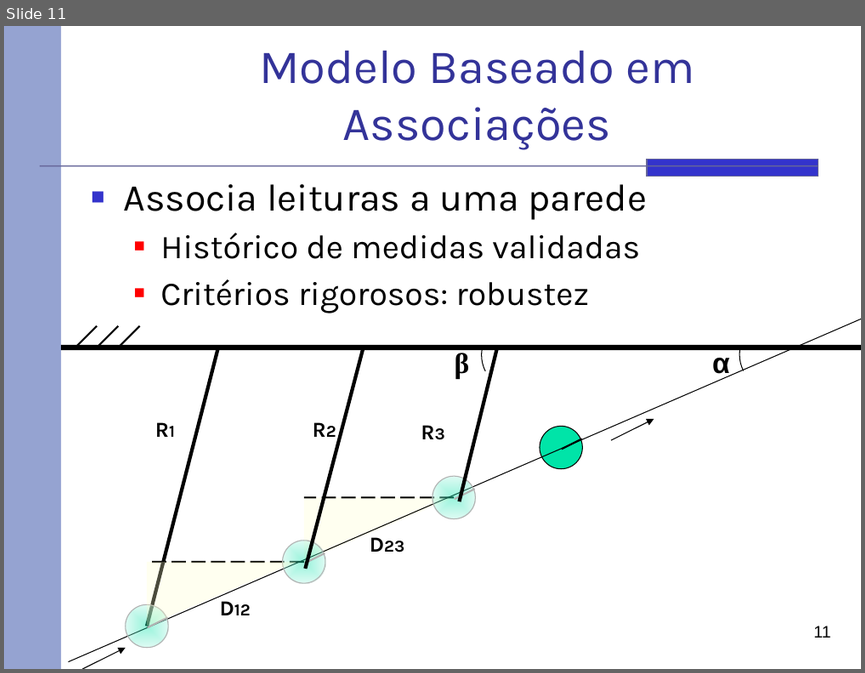
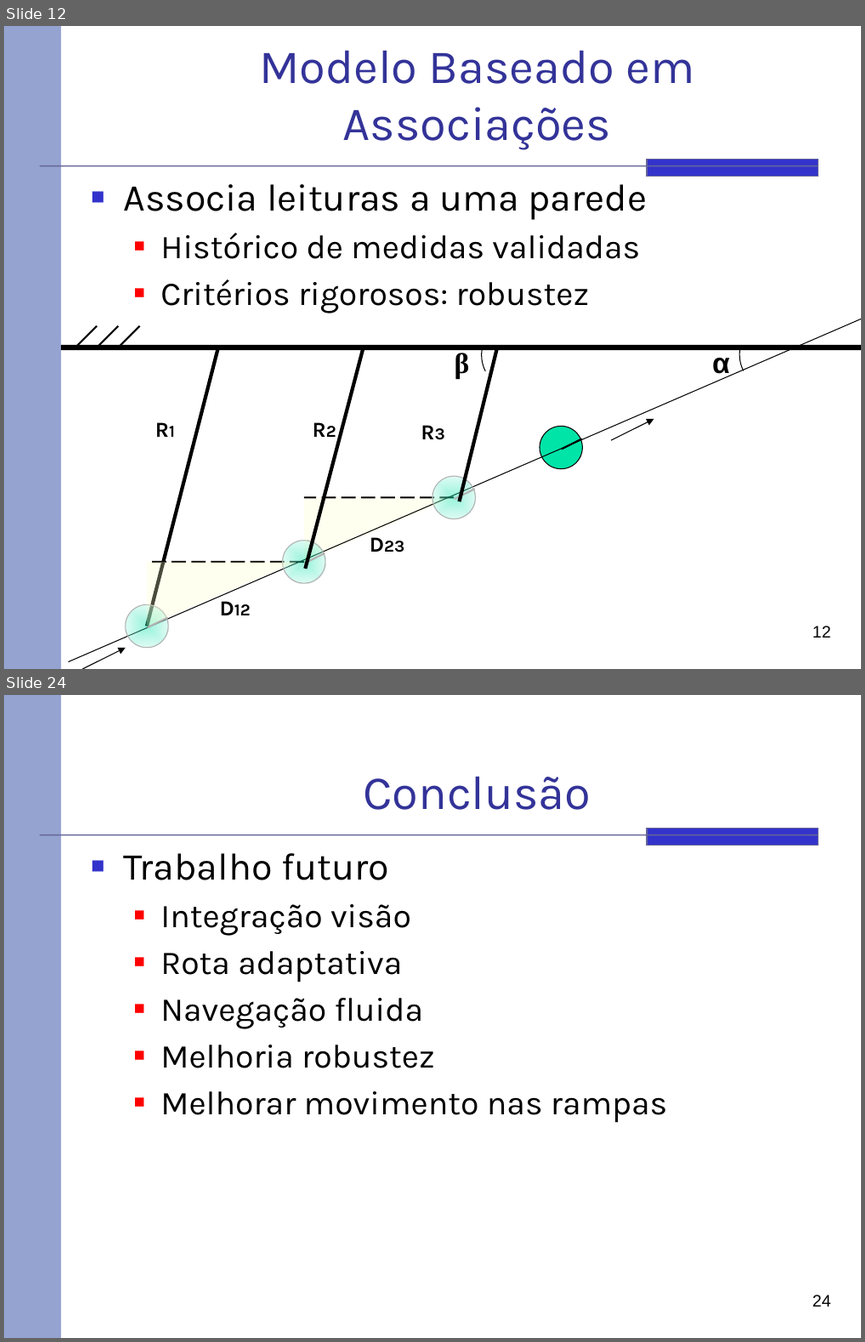
Before and after one commit to rafaelhdr/tccsauron, a slide deck: docs/Apresentação.pptx. Shown one above the other, each under a label of ours: slide 11 before the commit, slides 12 and 24 after it; the slides between them are not shown. The pictures are 865x673 and 865x1342 pixels, drawn with LibreOffice and Linux fonts; fonts in the diff are those of the drawing. Boxes give left, top, right and bottom in pixels: in the first picture for what was removed or moved away, otherwise in the second. Text is boxed around its words. In the diff, an @@ line names an element or a change of style, - is before the commit and + after.

```diff
--- a/docs/Apresentação.pptx
+++ b/docs/Apresentação.pptx
@@ slide 24 added at [4, 695, 861, 1338], background #FFFFFF; not listed: 3 template elements that a slide beside it also shows @@
@@ title added at [363, 777, 590, 810], 40 pt, text #333399 @@
+Conclusão
@@ text added at [123, 853, 667, 1123], 28 pt, text #000000 @@
+■ Trabalho futuro
+  ■ Integração visão
+  ■ Rota adaptativa
+  ■ Navegação fluida
+  ■ Melhoria robustez
+  ■ Melhorar movimento nas rampas
@@ page number added at [812, 1294, 831, 1306], 14 pt, text #000000 @@
+24
@@ what was slide 11 is now slide 12 @@
@@ page number at [812, 625, 831, 637]: text changed @@
-11
+12
```
Also in this commit, not shown: 1 slide changed, 11 other slides added.
